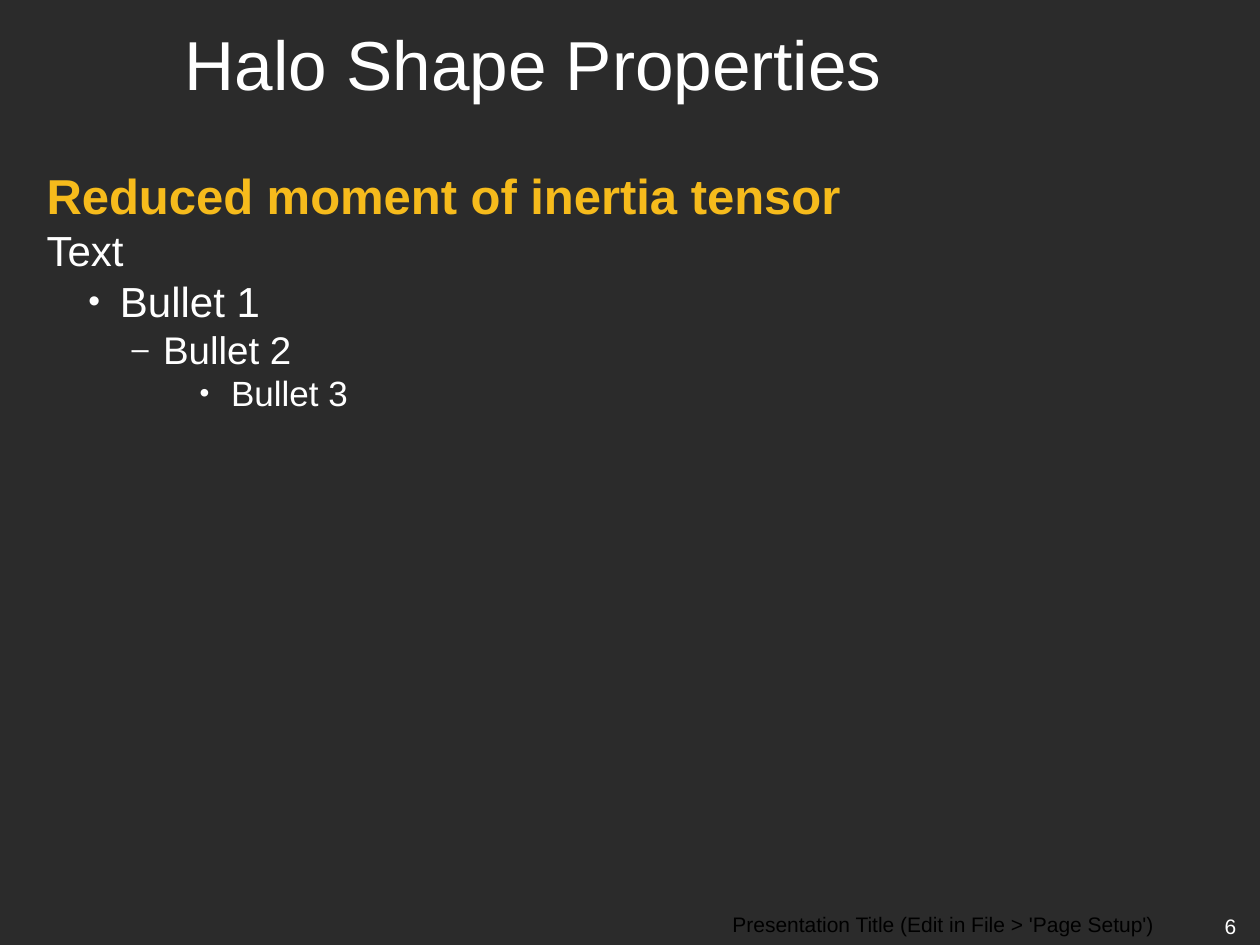
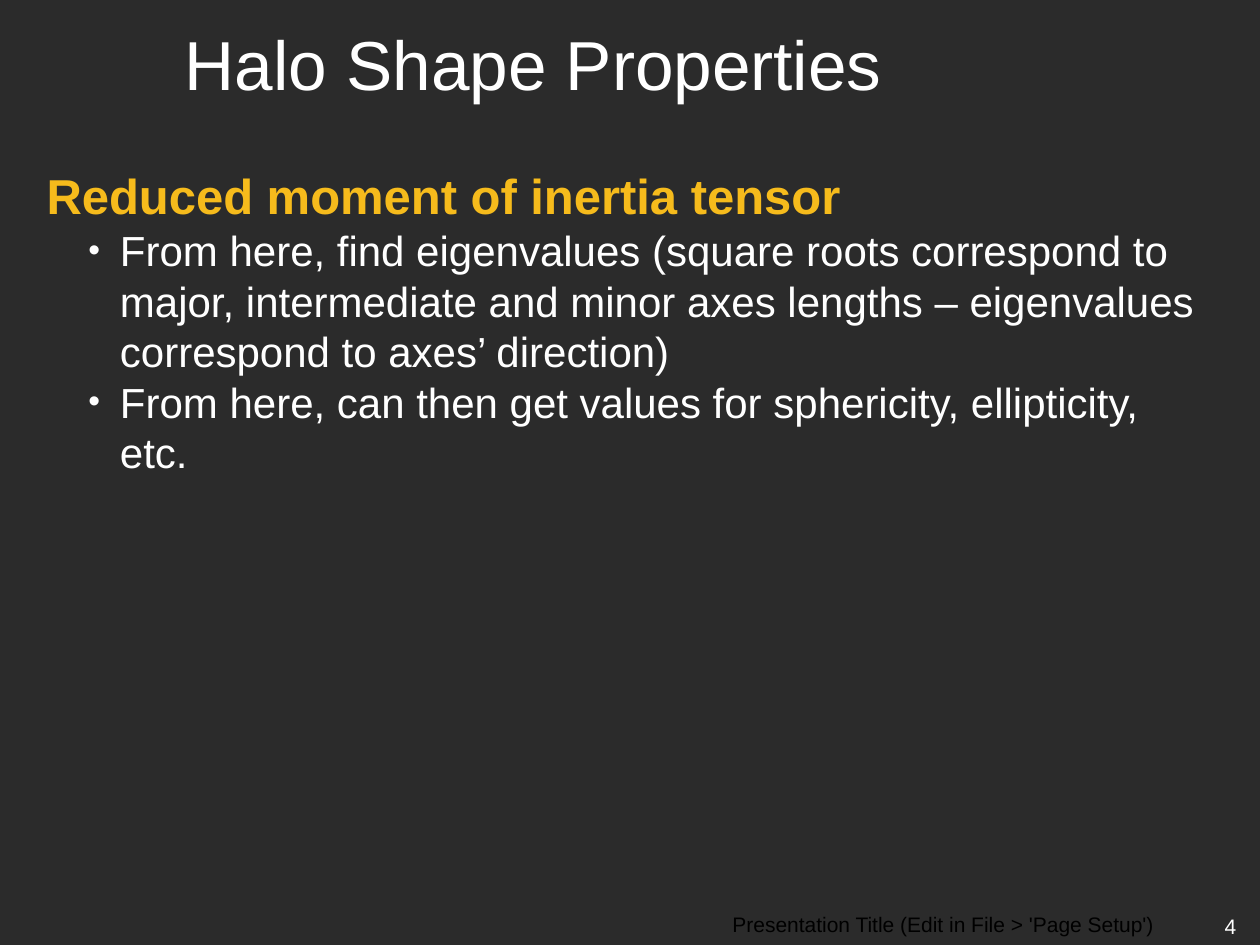
Before and after one commit to emilyhackett/icrar_report, a slide deck: slide 4 of ICRAR-Black-Powerpoint.pptx (slide 6 before the commit). Drawn at 1260x945 pixels with LibreOffice and Linux fonts; fonts in the diff are those of the drawing; background and template pictures are left out; a plain dark background stands for a picture behind light text. Boxes give left, top, right and bottom in pixels: in the first picture for what was removed or moved away, otherwise in the second. Text is boxed around its words. In the diff, an @@ line names an element or a change of style, - is before the commit and + after.

```diff
--- a/ICRAR-Black-Powerpoint.pptx
+++ b/ICRAR-Black-Powerpoint.pptx
@@ text at (120,235,1194,469): text changed @@
-  Text
-    • Bullet 1
-      – Bullet 2
-        • Bullet 3
+    • From here, find eigenvalues (square roots correspond to major, intermediate and minor axes lengths – eigenvalues correspond to axes’ direction)
+    • From here, can then get values for sphericity, ellipticity, etc.
@@ page number at (1225,919,1237,934): text changed @@
-6
+4
```
Also in this commit, not shown: 4 other slides changed, 2 slides removed.
